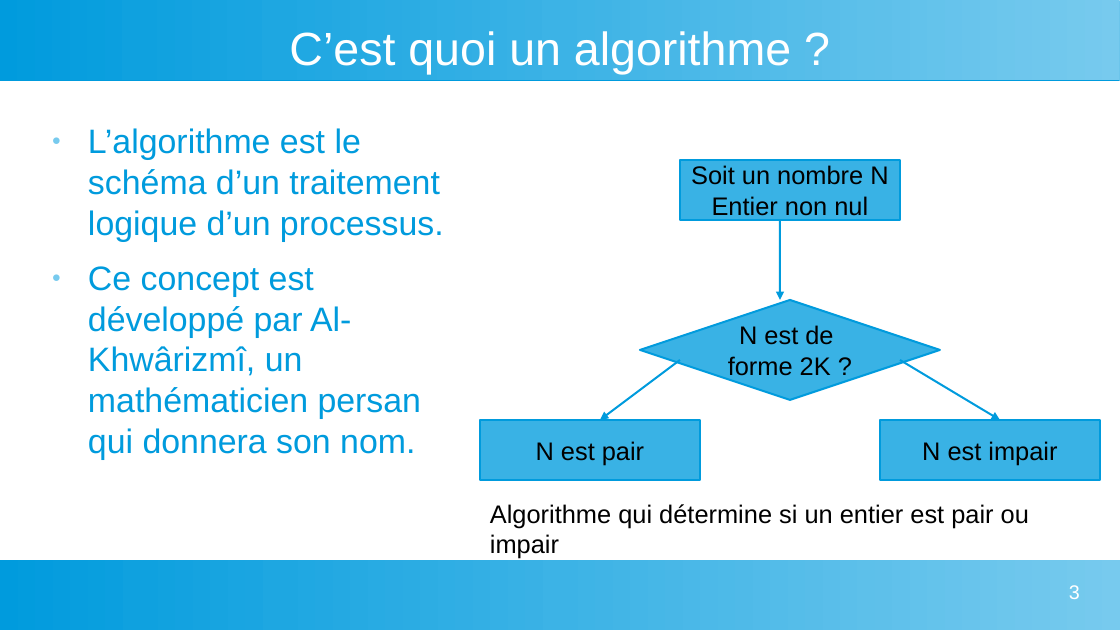
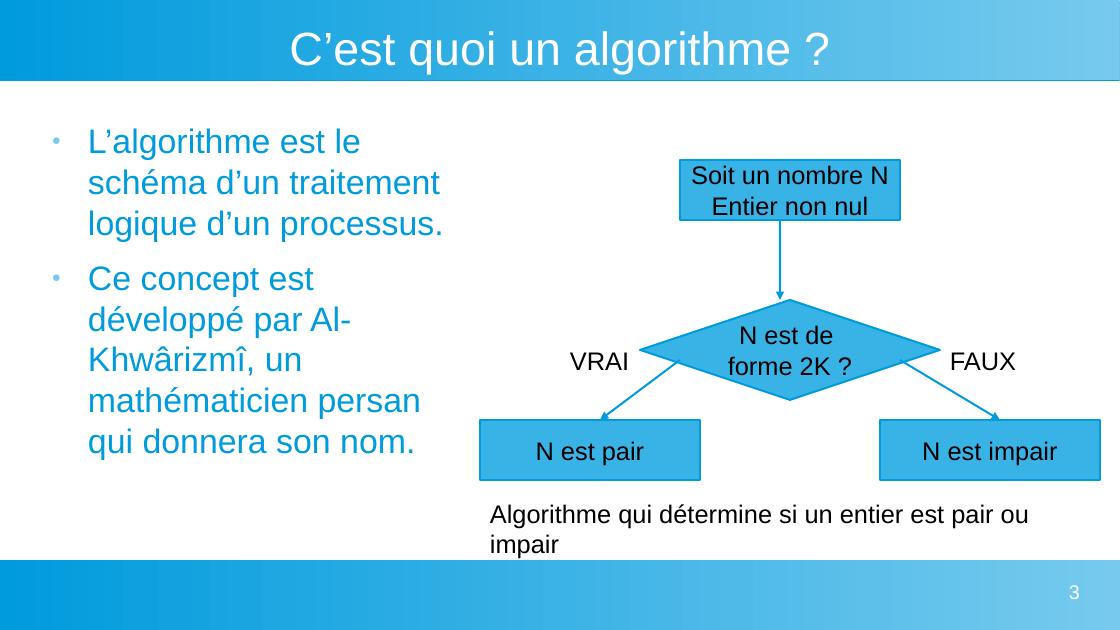
Before and after one commit to CharlieLabat/cours-base-prog-par-cl, a slide deck: slide 3 of BaseInfoEtAlgo/PresentationInfoEtAlgo.odp. Drawn at 1120x630 pixels with LibreOffice and Linux fonts; fonts in the diff are those of the drawing. Boxes give left, top, right and bottom in pixels: in the first picture for what was removed or moved away, otherwise in the second. Text is boxed around its words. In the diff, an @@ line names an element or a change of style, - is before the commit and + after.

```diff
--- a/BaseInfoEtAlgo/PresentationInfoEtAlgo.odp
+++ b/BaseInfoEtAlgo/PresentationInfoEtAlgo.odp
@@ text added at <box>570,352,629,370</box>, 18 pt, text #000000 @@
+VRAI
@@ text added at <box>950,352,1016,371</box>, 18 pt, text #000000 @@
+FAUX
```
Also in this commit, not shown: 3 slides added, 3 other files.
